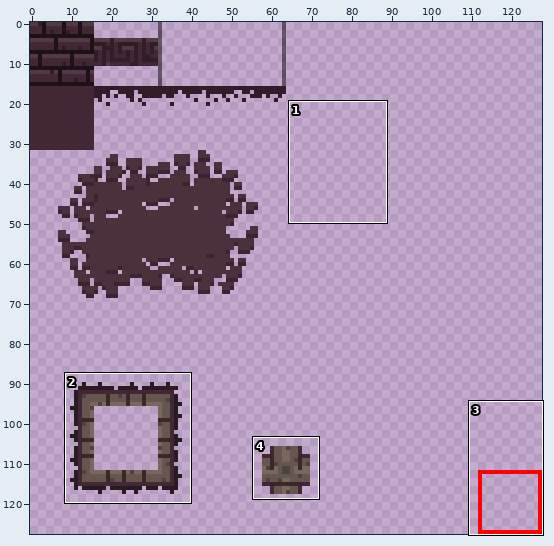
Two states of a sprite sheet, assets/sprites/dungeon.png. The first picture is a wide view before the edit; the outline marks the close-up.
Close-up. Old version:
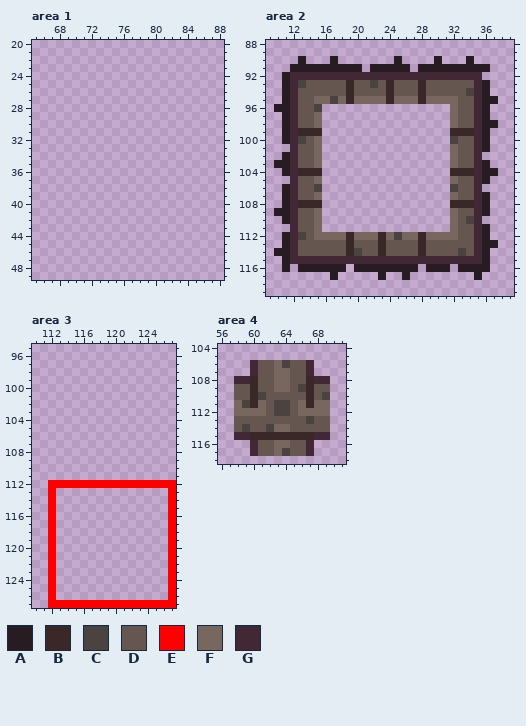
The file is 128x128 pixels. Colours within 5 levels of each other are drawn and written as one. Shown: area 1: x 65..88, y 20..49; area 2: x 9..39, y 88..119; area 3: x 110..127, y 95..127; area 4: x 56..71, y 104..118. The commit also changed other parts of the picture, which this record leaves out.
Palette (. is transparent): A #271c21  B #3a2828  C #4a4340  D #655750  E #ff0000  F #78675f  G #422835
Pixels before, area 2, first column x 10:
 90 ...A...A.......A....A...A...
 91 ..AAAAAAAAA.AAAAA.AAAAAAAAA.
 92 .AGGGGGGGGGGGGGGGGGGGGGGGG..
 93 .AGCDDDDDBDDCDBDDDBDDDDDDGA.
 94 .AGDDDDDDBDDDDBDDDBDDDDDCGA.
 95 .AGDDFFCFBFFFFBFFFBFFFFDDGAA
 96 AAGDDC................FDDGA.
 97 .AGDDF................FDDGA.
 98 .AGDDF................FDDGAA
 99 .AGBBB................BBBGA.
100 .AGCDF................CDDGA.
101 ..GDDF................FDDGA.
102 .AGDDF................FDDG..
103 AAGDDF................FDDGA.
104 .AGBBB................BBBGAA
105 ..GDDF................FDDGA.
106 .AGDDC................CDDG..
107 .AGDDF................FDDGA.
108 .AGBBB................BBBGA.
109 AAGDDF................FDDGA.
110 .AGDDF................FDCG..
111 ..GDDF................FDDGA.
112 .AGCDFFFFBFFFBFCFFBFFFFDDGA.
113 .AGDDDDDDBDDDBDDDDBDDDDDDGAA
114 AAGDDDDDDBCDDBDDDDBDDDDCDGA.
115 .AGGGGGGGGGGGGGGGGGGGGGGGGA.
116 .A.AAAAAA.AAAAAAAA.AAA.AAAA.
117 .......A.....A..A........A..
Pixels before, area 3, first column x 112:
112 EEEEEEEEEEEEEEEE
113 E..............E
114 E..............E
115 E..............E
116 E..............E
117 E..............E
118 E..............E
119 E..............E
120 E..............E
121 E..............E
122 E..............E
123 E..............E
124 E..............E
125 E..............E
126 E..............E
127 EEEEEEEEEEEEEEEE
Pixels before, area 4, first column x 58:
106 ..GDDFCDDG..
107 ..GDDFFDDG..
108 GGBDDFFDDBGG
109 DDBDDFFDCBDD
110 DDBCDDDDDBDC
111 FCBFDCCDFBFF
112 FFFFDCCDFFFF
113 DDDDDDDDDCDD
114 DCDDCFFDDDDD
115 GGBBBBBBBBGG
116 ..GDDFFDDG..
117 ..GDDFCDDG..
After the commit:
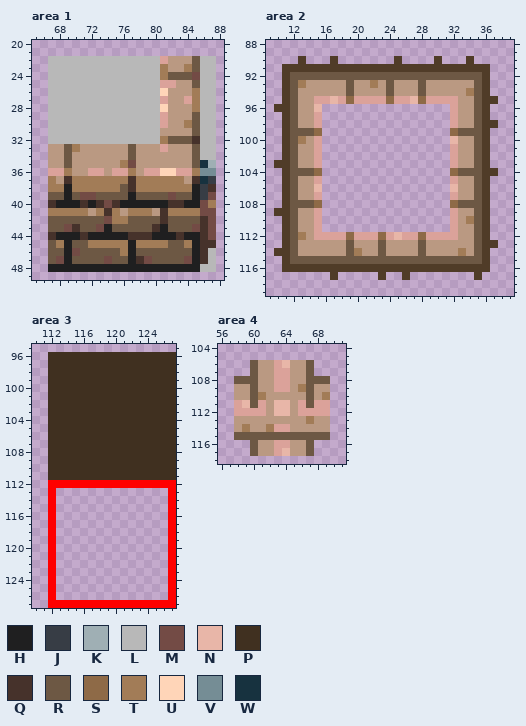
Colours new in this view: H #1f1f20  J #373d45  K #9fafb4  L #b8b8b8  M #734b45  N #e8b6a8  P #403020  Q #46322b  R #6d5844  S #8e6a47  T #a27c57  U #ffd5b8  V #758d95  W #17323f
What changed:
colour A: #271c21 -> #503c28
colour D: #655750 -> #ba9982
colour F: #78675f -> #dba29a
Area 1:
y 22: x 67..87 ..................... -> LLLLLLLLLLLLLLFDDDRLL
y 23: x 67..87 ..................... -> LLLLLLLLLLLLLLTDDTRLL
y 24: x 67..87 ..................... -> LLLLLLLLLLLLLLTRRRMLL
y 25: x 67..87 ..................... -> LLLLLLLLLLLLLLFFDDRLL
y 26: x 67..87 ..................... -> LLLLLLLLLLLLLLUDDDTLL
y 27: x 67..87 ..................... -> LLLLLLLLLLLLLLFDDFTLL
y 28: x 67..87 ..................... -> LLLLLLLLLLLLLLUDDDTLL
y 29: x 67..87 ..................... -> LLLLLLLLLLLLLLFDDDRLL
y 30: x 67..87 ..................... -> LLLLLLLLLLLLLLFDDTRLL
y 31: x 67..87 ..................... -> LLLLLLLLLLLLLLDDDDRLL
y 32: x 67..87 ..................... -> LLLLLLLLLLLLLLTRRRQLL
y 33: x 67..87 ..................... -> DDRTDDDDDDRDDDFDDDRLL
y 34: x 67..87 ..................... -> DDRDDDDDDDRDDDDDDDRLL
y 35: x 67..87 ..................... -> DDRDDDDDDTMDDDDDDDRWK
y 36: x 67..87 ..................... -> FFTDDFFDFFTDFFUUFFTVV
y 37: x 67..87 ..................... -> TDQTTTTTTTQTTTTTTDQWJ
y 38: x 67..87 ..................... -> TTHTTTTTTRQTTTTTTTHJQ
y 39: x 67..87 ..................... -> RRHRMMRRRRHRRRRMRRHJM
y 40: x 67..87 ..................... -> QHHHQHQMQHHHHHHQQHHMT
y 41: x 67..87 ..................... -> TTTTTDTQTDTTTDQTTTTMM
y 42: x 67..87 ..................... -> RRRRRRRMTTRRRRQRRRRQM
y 43: x 67..87 ..................... -> RRMQRRMHRRRRRQHRRRMQM
y 44: x 67..87 ..................... -> QHHHQHHHHHQQQHHHQHHQM
y 45: x 67..87 ..................... -> RTHRRTTTTTHTTTTRRTHQQ
y 46: x 67..87 ..................... -> RRHMRRRRRTHRRRRRRRHQL
y 47: x 67..87 ..................... -> RMHRRRRMRRHQMRRRRMHQL
y 48: x 67..87 ..................... -> HHHHHHHHHHHHHHHHHHHLL
Area 2:
y 91: x 11 . -> A; x 21 . -> A; x 27 . -> A
y 92: x 12..36 GGGGGGGGGGGGGGGGGGGGGGGG. -> RRRRRRRRRRRRRRRRRRRRRRRRA
y 93: x 12..13 GC -> RT; x 19 B -> R; x 22 C -> T; x 24 B -> R; x 28 B -> R; x 35 G -> R
y 94: x 12 G -> R; x 19 B -> R; x 24 B -> R; x 28 B -> R; x 34..35 CG -> TR
y 95: x 12 G -> R; x 17 C -> N; x 19 B -> S; x 24 B -> S; x 27..28 FB -> NS; x 35 G -> R
y 96: x 12 G -> R; x 15 C -> N; x 35 G -> R
y 97..98: x 12 G -> R; x 35 G -> R
y 99: x 12..15 GBBB -> RRRS; x 32..35 BBBG -> SRRR
y 100: x 12..13 GC -> RT; x 32 C -> N; x 35 G -> R
y 101: x 11..12 .G -> AR; x 35 G -> R
y 102: x 12 G -> R; x 35..36 G. -> RA
y 103: x 12 G -> R; x 35 G -> R
y 104: x 12..15 GBBB -> RRRS; x 32..35 BBBG -> SRRR
y 105: x 11..12 .G -> AR; x 35 G -> R
y 106: x 12 G -> R; x 15 C -> N; x 32 C -> N; x 35..36 G. -> RA
y 107: x 12 G -> R; x 35 G -> R
y 108: x 12..15 GBBB -> RRRS; x 32..35 BBBG -> SRRR
y 109: x 12 G -> R; x 35 G -> R
y 110: x 12 G -> R; x 34..36 CG. -> TRA
y 111: x 11..12 .G -> AR; x 35 G -> R
y 112: x 12..13 GC -> RT; x 19 B -> S; x 23 B -> S; x 25 C -> N; x 28 B -> S; x 35 G -> R
y 113: x 12 G -> R; x 19 B -> R; x 23 B -> R; x 28 B -> R; x 35 G -> R
y 114: x 12 G -> R; x 19..20 BC -> RT; x 23 B -> R; x 28 B -> R; x 33 C -> T; x 35 G -> R
y 115: x 12..35 GGGGGGGGGGGGGGGGGGGGGGGG -> RRRRRRRRRRRRRRRRRRRRRRRR
y 116: x 12 . -> A; x 19 . -> A; x 28 . -> A; x 32 . -> A
Area 3:
y 96..111: x 112..127 ................ -> PPPPPPPPPPPPPPPP
Area 4:
y 106: x 60 G -> R; x 64 C -> N; x 67 G -> R
y 107: x 60 G -> R; x 67 G -> R
y 108: x 58..60 GGB -> RRR; x 67..69 BGG -> RRR
y 109: x 60 B -> R; x 66..67 CB -> TR
y 110: x 60..61 BC -> RT; x 67 B -> R; x 69 C -> T
y 111: x 59..60 CB -> NR; x 63..64 CC -> NN; x 67 B -> R
y 112: x 63..64 CC -> NN
y 113: x 67 C -> T
y 114: x 59 C -> T; x 62 C -> T
y 115: x 58..69 GGBBBBBBBBGG -> RRRRRRRRRRRR
y 116: x 60 G -> R; x 67 G -> R
y 117: x 60 G -> R; x 64 C -> N; x 67 G -> R
Changed places in both close-ups, as pixel boxes (x1, y1, x2, y2):
added: (48, 56, 216, 272)
changed: (274, 56, 498, 280)
added: (48, 352, 176, 480)
changed: (234, 360, 330, 456)
